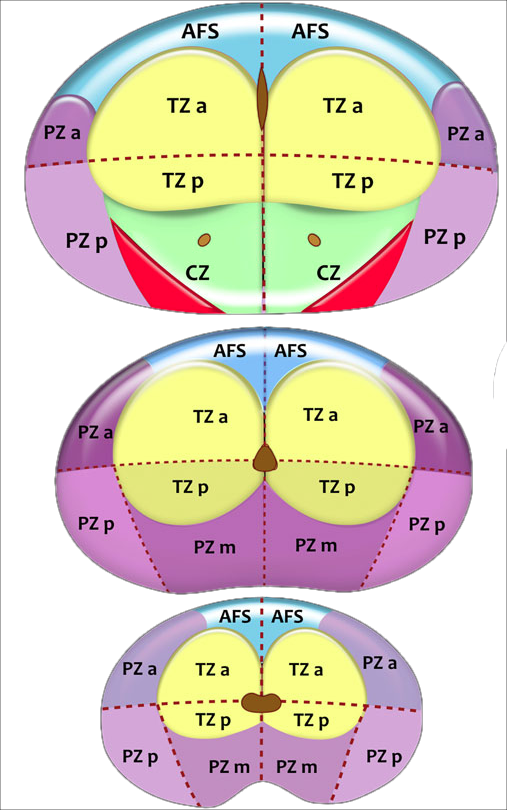
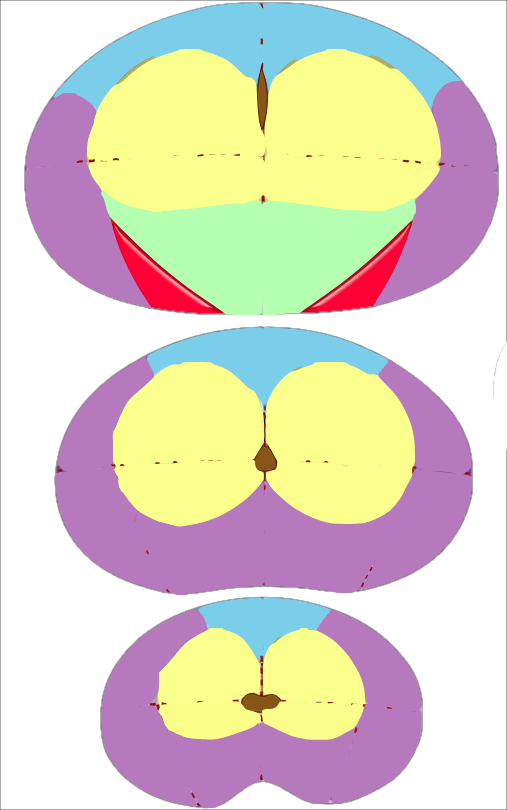
Before/after of a 507 × 810 layered artwork. What changed in the layer stack:
removed layer "Background" over left=24, top=3, right=498, bottom=808
added layer "img1" over left=24, top=3, right=498, bottom=808
